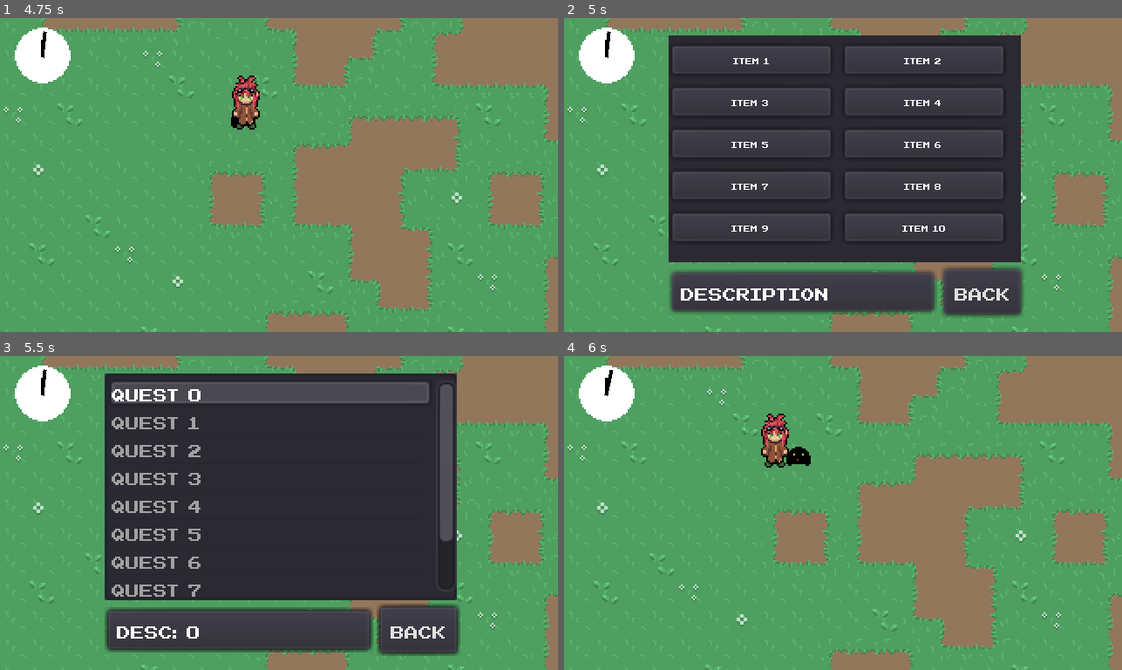
Above: before the commit, frames 1-4 (two rows, left to right).
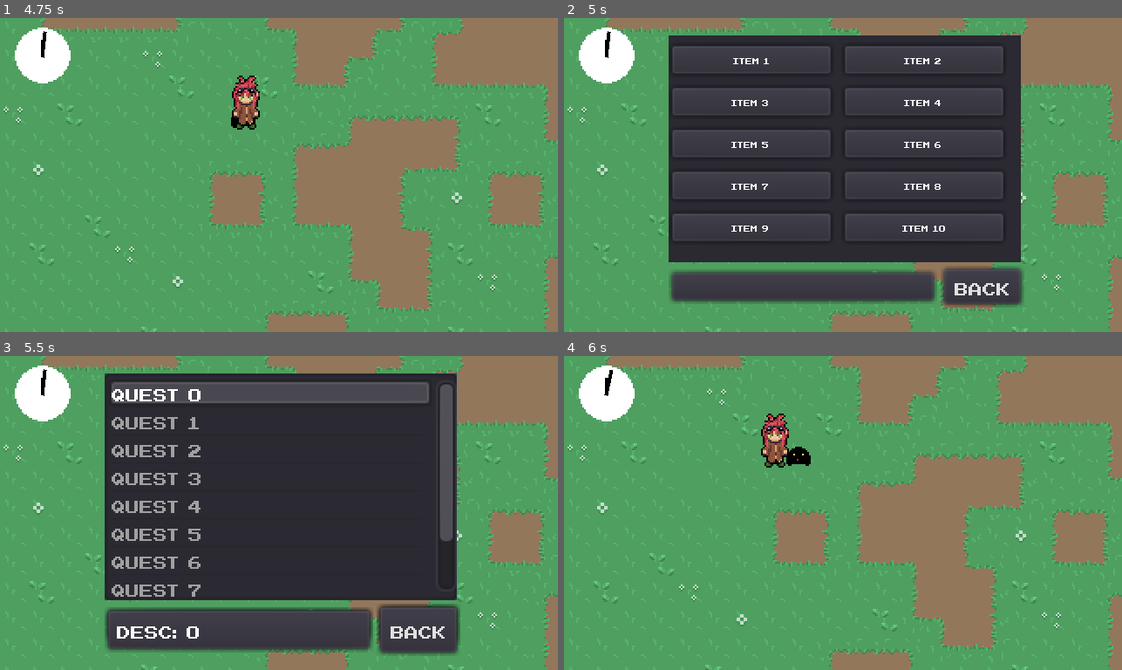
Above: after the commit, the same moments.

Repository: Morphclue/evo-world
Game: Godot game, scene res://world.tscn
Same seed, same stepped clock (60 frames per second), same inputs: the game is played once before the commit and once after it.
Inputs:
- Up to frame 1 (4.75 s): tap Enter (ui_accept) at 0.5, 0.77, 2, 2.27, 2.75, 3.77, 4.25, 4.52 s; hold D (right) 0.53-1.25 s; tap J (journal) at 0.6, 2.1, 2.85, 3.6, 4.35 s; click "Back" at 1.25 s; hold Down (ui_down) 2.03-2.78 s; hold D (right) 2.78-3.53 s; hold Up (ui_up) 3.53-4.28 s; hold A (left) from 4.28 s (still down)
- Up to frame 2 (5 s): keep holding A (left); tap I (inventory) at 4.9 s
- Up to frame 3 (5.5 s): keep holding A (left); tap J (journal) at 5.1 s; tap Enter (ui_accept) at 5.27 s
- Up to frame 4 (6 s): tap Enter (ui_accept) at 5.75 s; release A (left) at 5.78 s; hold Down (ui_down) from 5.78 s (still down); tap J (journal) at 5.85 s

Frame 1 is identical in both runs. In frame 2, 3.3% of the frame differs, in the area x 18-83%, y 84-96%; in frame 3, 0.4%; in frame 4, nothing differs.

Commit message:
feat: add hover_change and select_pos

Diff:
--- a/menus/inventory.gd
+++ b/menus/inventory.gd
@@ -2,17 +2,42 @@
 
 const PANEL_MIN_SIZE_X: int = 95
 const PANEL_MIN_SIZE_Y: int = 20
+const INVENTORY_SIZE: int = 10
 
 const font: DynamicFont = preload("res://menus/NESCyrillic.tres")
-
-onready var grid_container = $vBox/control/gridContainer
+onready var grid_container: GridContainer = $vBox/control/gridContainer
 
 var items: Array = []
+var select_position: int = 0 setget _set_select_position
+signal hover_changed
 
 func _ready():
 	_load_items()
 	_load_dummy_items()
 	_load_ui()
+	self.connect("hover_changed", self, "_select_hover")
+
+
+func _process(_delta):
+	_handle_input()
+
+
+func _set_select_position(value):
+	select_position = value
+	print(value)
+	emit_signal("hover_changed")
+	pass
+
+
+func _handle_input():
+	if Input.is_action_just_pressed("ui_down"):
+		self.select_position = (select_position + 1)  % INVENTORY_SIZE
+	if Input.is_action_just_pressed("ui_up"):
+		self.select_position = (select_position - 1)  % INVENTORY_SIZE
+
+
+func _select_hover():
+	pass
 
 
 func _load_items() -> void:
@@ -20,7 +45,7 @@
 
 
 func _load_dummy_items() -> void:
-	for i in range(10):
+	for i in range(INVENTORY_SIZE):
 		var item_name = "Item " + str(i + 1)
 		var desc = "Desc: " + str(i)
 		var item: Item = Item.new(item_name, desc)
--- a/menus/inventory.tscn
+++ b/menus/inventory.tscn
@@ -1,7 +1,14 @@
-[gd_scene load_steps=3 format=2]
+[gd_scene load_steps=5 format=2]
 
 [ext_resource path="res://menus/NESCyrillic.tres" type="DynamicFont" id=1]
 [ext_resource path="res://menus/inventory.gd" type="Script" id=2]
+
+[sub_resource type="DynamicFontData" id=1]
+font_path = "res://menus/NESCyrillic.ttf"
+
+[sub_resource type="DynamicFont" id=2]
+size = 8
+font_data = SubResource( 1 )
 
 [node name="inventory" type="Control"]
 anchor_right = 1.0
@@ -48,25 +55,24 @@
 [node name="hBox" type="HBoxContainer" parent="vBox"]
 margin_top = 134.0
 margin_right = 202.0
-margin_bottom = 160.0
+margin_bottom = 155.0
 
 [node name="panelContainer" type="PanelContainer" parent="vBox/hBox"]
 margin_right = 154.0
-margin_bottom = 26.0
+margin_bottom = 21.0
 
 [node name="description" type="Label" parent="vBox/hBox/panelContainer"]
 margin_left = 7.0
 margin_top = 7.0
 margin_right = 147.0
-margin_bottom = 19.0
+margin_bottom = 14.0
 rect_min_size = Vector2( 140, 0 )
-custom_fonts/font = ExtResource( 1 )
-text = "Description"
+custom_fonts/font = SubResource( 2 )
 
 [node name="back" type="Button" parent="vBox/hBox"]
 margin_left = 158.0
 margin_right = 202.0
-margin_bottom = 26.0
+margin_bottom = 21.0
 custom_fonts/font = ExtResource( 1 )
 text = "Back"
 __meta__ = {
